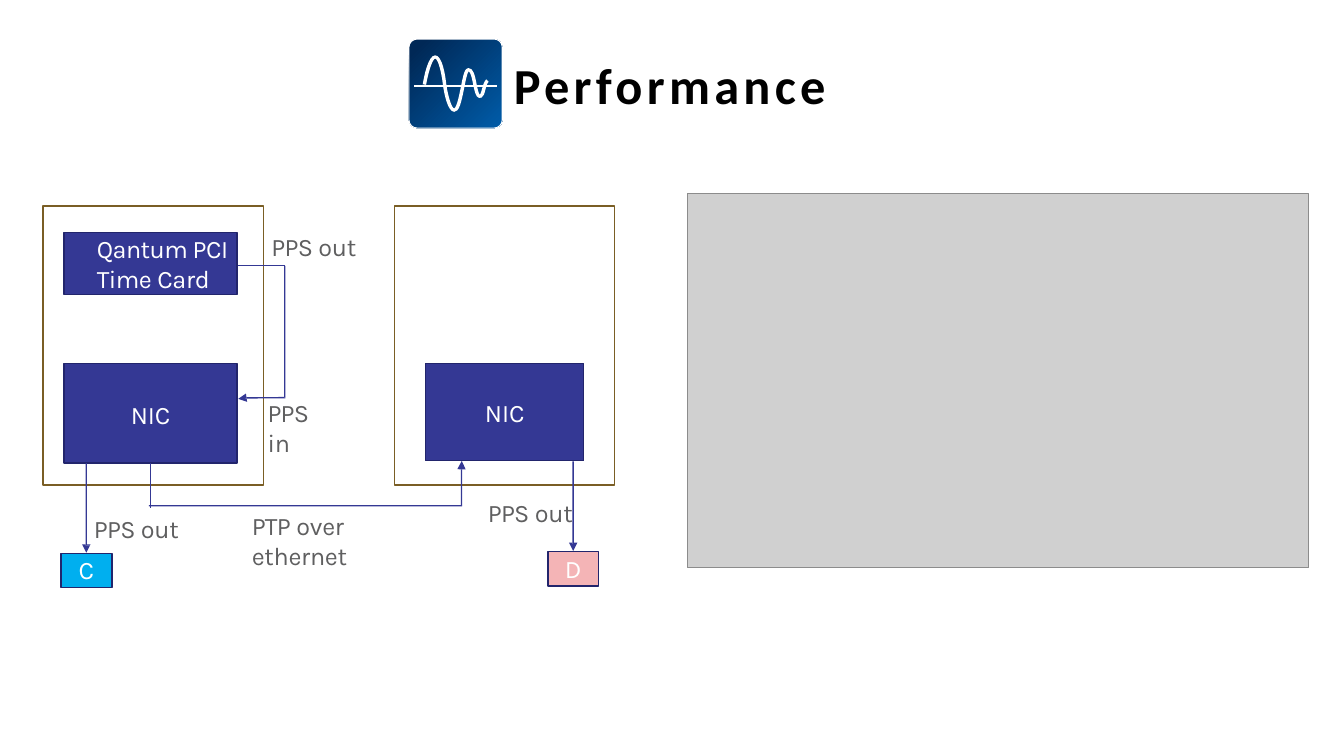
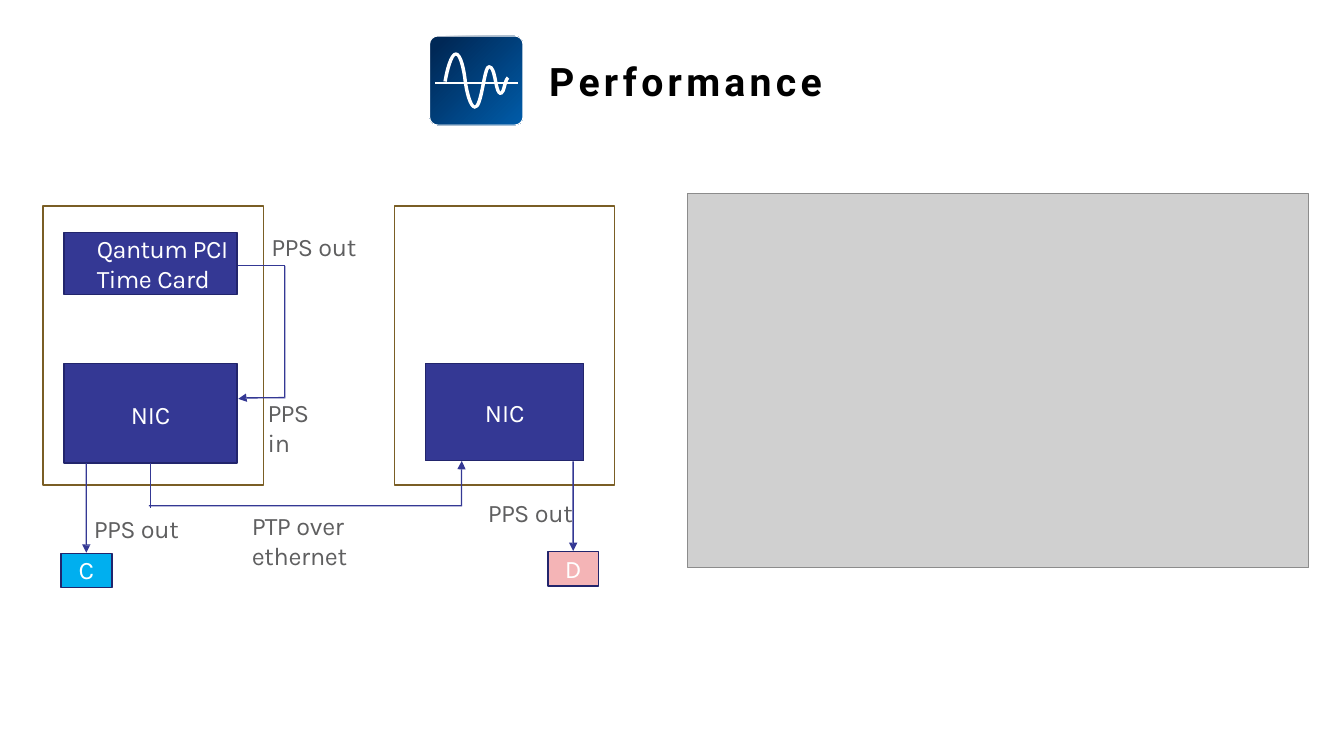
Before and after one commit to SiwaNetwork/QUANTUM, a slide deck: slide 11 of Time-Card/ДОКУМЕНТЫ/МАТЕРИАЛ СТАТЬИ/Синхронизация кейсы на испанском.pptx (slide 13 before the commit). Drawn at 1344x756 pixels with LibreOffice and Linux fonts; fonts in the diff are those of the drawing; grey boxes stand for pictures. Boxes give left, top, right and bottom in pixels: in the first picture for what was removed or moved away, otherwise in the second. Text is boxed around its words. In the diff, an @@ line names an element or a change of style, - is before the commit and + after.

```diff
--- a/Time-Card/ДОКУМЕНТЫ/МАТЕРИАЛ СТАТЬИ/Синхронизация кейсы на испанском.pptx
+++ b/Time-Card/ДОКУМЕНТЫ/МАТЕРИАЛ СТАТЬИ/Синхронизация кейсы на испанском.pptx
@@ 3 freeform shapes: place and size @@
-3 freeform shapes at [409,39,503,128]
+3 freeform shapes at [430,36,523,125]
@@ title "Performance": place and size @@
-title "Performance" at [514,69,826,105]
+title "Performance" at [549,66,822,97]
@@ title "Performance" at [549,66,822,97]: size 36 to 28 pt, font Calibri to Roboto @@
```
Also in this commit, not shown: 24 other slides changed, 10 slides added, 12 slides removed.
